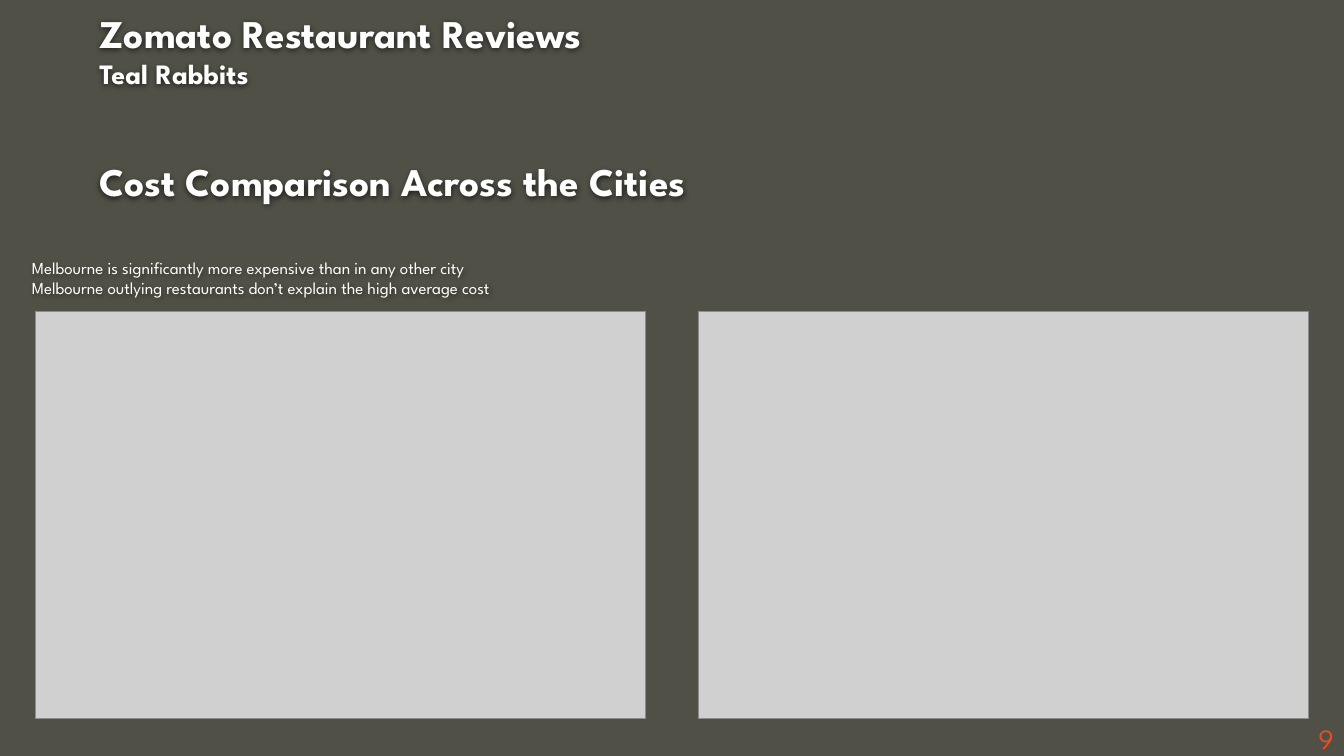
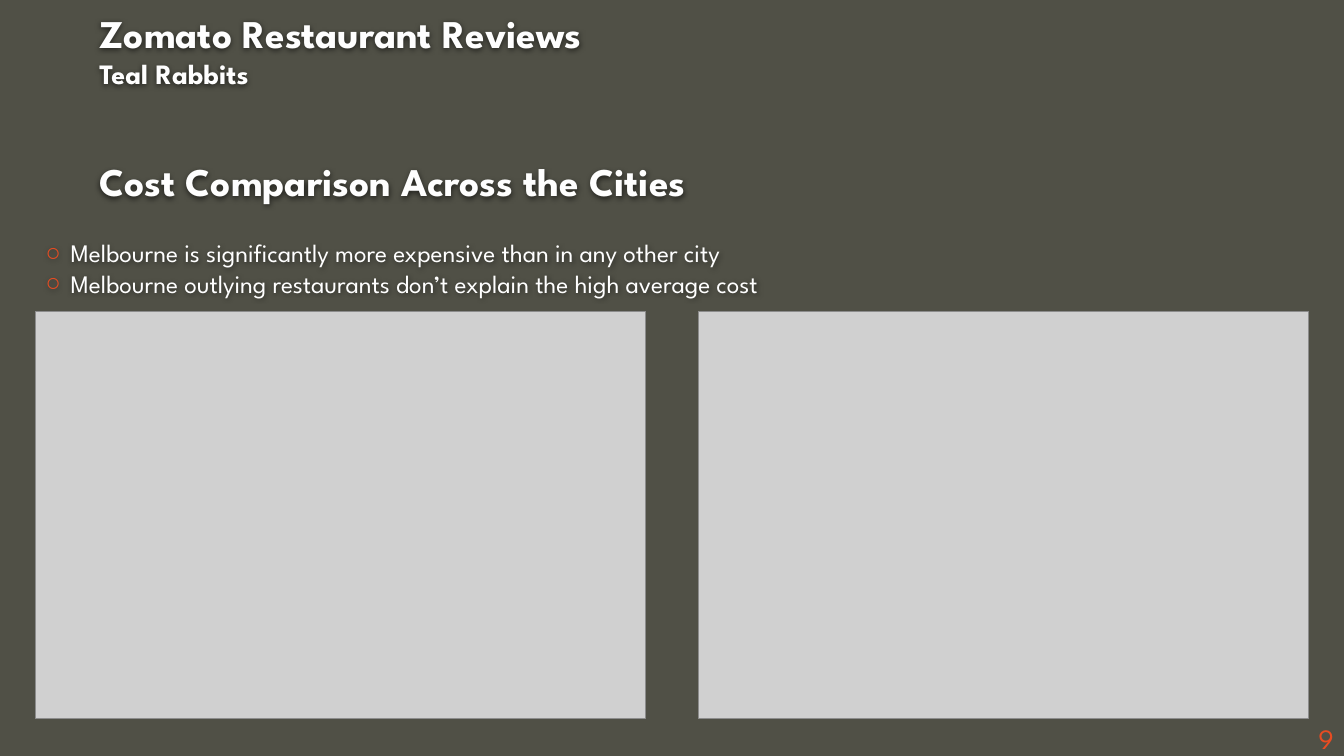
Before and after one commit to ashdrayton/Zomato-Restaurants-Reviews, a slide deck: slide 9 of Final notebooks/Zomato_Presentation_EW_20200712.pptx. Drawn at 1344x756 pixels with LibreOffice and Linux fonts; fonts in the diff are those of the drawing; grey boxes stand for pictures; background and template pictures are left out. Boxes give left, top, right and bottom in pixels: in the first picture for what was removed or moved away, otherwise in the second. Text is boxed around its words. In the diff, an @@ line names an element or a change of style, - is before the commit and + after.

```diff
--- a/Final notebooks/Zomato_Presentation_EW_20200712.pptx
+++ b/Final notebooks/Zomato_Presentation_EW_20200712.pptx
@@ text "Melbourne is significantly more expensive ...": place and size @@
-text "Melbourne is significantly more expensive ..." at (32, 262, 489, 298)
+text "Melbourne is significantly more expensive ..." at (71, 244, 757, 299)
@@ text "Melbourne is significantly more expensive ..." at (71, 244, 757, 299): size 12 to 18 pt; bullet none to ○ @@
```
Also in this commit, not shown: 6 other slides changed.
